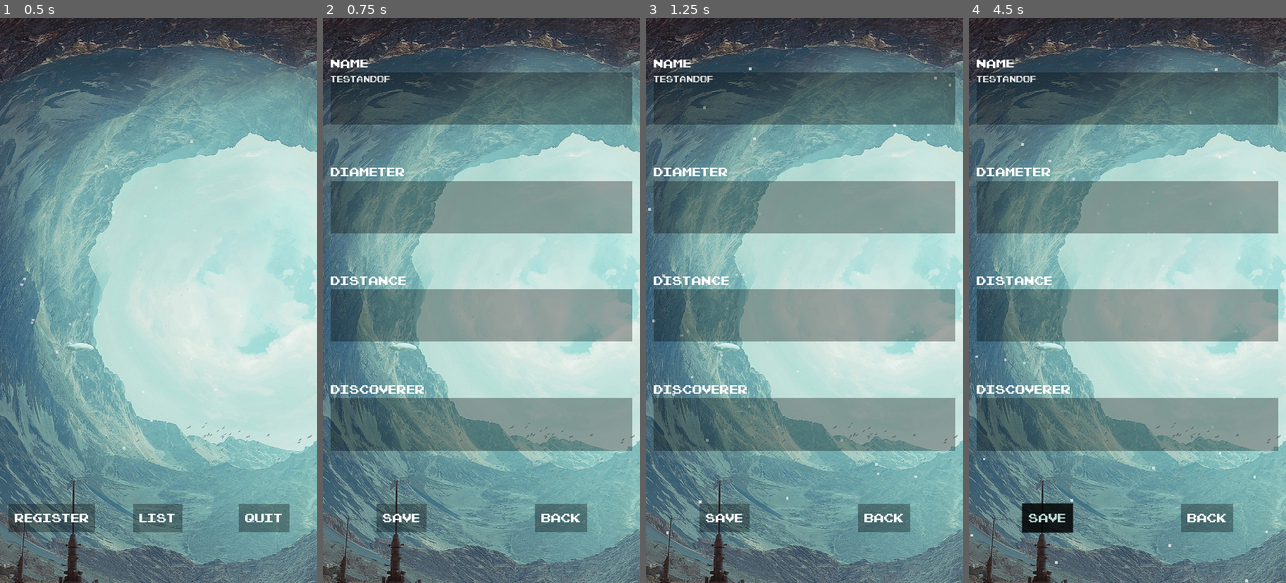
Above: before the commit, frames 1-4 (left to right).
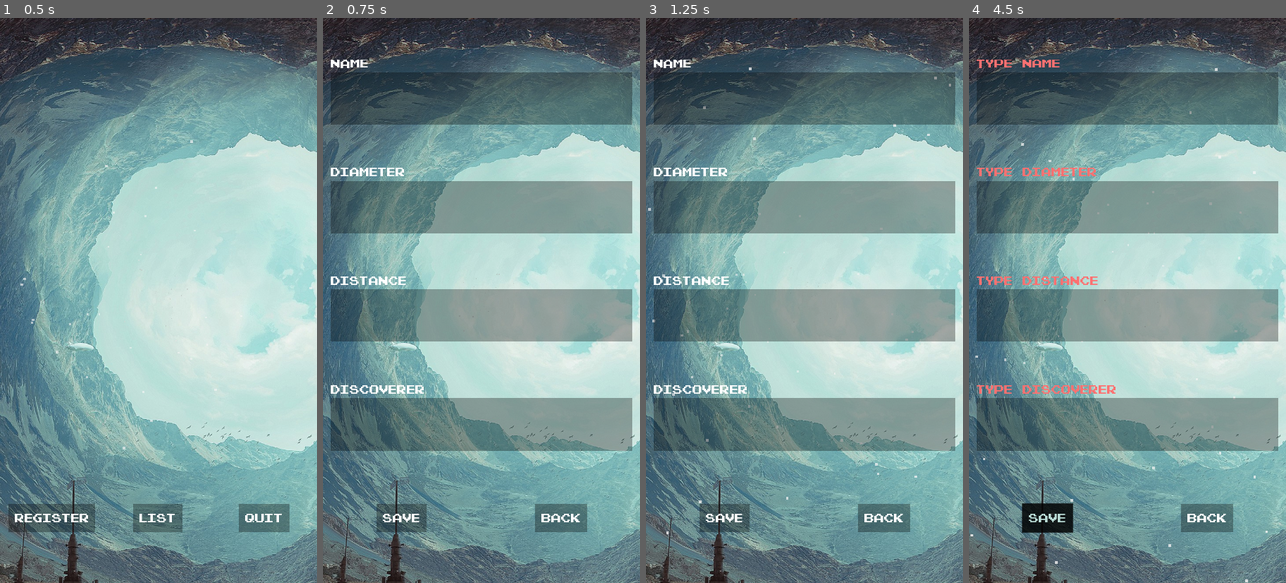
Above: after the commit, the same moments.

Repository: felipecrdos/MobN3
Game: Godot game, scene res://src/Main.tscn
Two runs of this game, one before a commit and one after it. Both use one fixed random seed, a clock stepped at 60 frames per second and the inputs below.
Inputs (mouse positions are in pixels of both pictures, inside the frame that each line leads up to):
- Up to frame 1 (0.5 s): no input
- Up to frame 2 (0.75 s): click "register" at 0.5 s
- Up to frame 3 (1.25 s): no input
- Up to frame 4 (4.5 s): click (1127, 204) at 1.27 s; type "Alex" at 1.35 s; click (1127, 317) at 1.5 s; type "Alex" at 1.58 s; click (1127, 424) at 1.73 s; type "Alex" at 1.82 s; click "Back" at 2 s; click "List" at 2.75 s; click "register" at 3.5 s; click "Save" at 4.25 s

Frame 1 is identical in both runs. In frame 2, 0.1% of the frame differs, in the area x 2-22%, y 10-12%; in frame 3, 0.1%; in frame 4, 1.7%, in the area x 2-47%, y 7-67%.

Commit message:
add data.json/validation fields/save and load data

Diff:
--- /dev/null
+++ b/Global.gd
@@ -0,0 +1,31 @@
+extends Node
+
+# Variables
+var data_path = "res://data/data.json"
+
+# Initializer
+func _ready():
+	print(load_data())
+
+# Save data
+func save_data(data):
+	var file = File.new()
+	file.open(data_path, File.WRITE)
+	file.store_line(to_json(data))
+	file.close()
+
+# Add asteroid
+func add_asteroid(data):
+	var datas = load_data()
+	datas['asteroids'].append(data)
+	save_data(datas)
+
+# Load data
+func load_data():
+	var file = File.new()
+	if !file.file_exists(data_path):
+		return
+	file.open(data_path, File.READ)
+	var data = parse_json(file.get_as_text())
+	file.close()
+	return data
--- /dev/null
+++ b/data/data.json
@@ -0,0 +1 @@
+{"asteroids":[]}
--- a/project.godot
+++ b/project.godot
@@ -19,6 +19,10 @@
 run/main_scene="res://src/Main.tscn"
 config/icon="res://icon.png"
 
+[autoload]
+
+Global="*res://Global.gd"
+
 [display]
 
 window/size/width=720
--- a/scripts/Register.gd
+++ b/scripts/Register.gd
@@ -1,8 +1,95 @@
 extends Control
 
+var _name
+var _diameter
+var _distance
+var _discoverer
 
+var _name_label
+var _diameter_label
+var _distance_label
+var _discoverer_label
+
+var alert_color
+var default_color
 func _ready():
-	pass
+	_name 		= $VBMain/MTop/VBTop/HBName/TextEdit
+	_diameter 	= $VBMain/MTop/VBTop/HBDiameter/TextEdit
+	_distance 	= $VBMain/MTop/VBTop/HBDistance/TextEdit
+	_discoverer = $VBMain/MTop/VBTop/HBDiscoverer/TextEdit
+
+	_name_label = $VBMain/MTop/VBTop/HBName/Label
+	_diameter_label = $VBMain/MTop/VBTop/HBDiameter/Label
+	_distance_label = $VBMain/MTop/VBTop/HBDistance/Label
+	_discoverer_label = $VBMain/MTop/VBTop/HBDiscoverer/Label
+
+	alert_color = Color("#fe7272")
+	default_color = Color("#ffffff")
+
+func clear_fields():
+	_name.text = ''
+	_diameter.text = ''
+	_distance.text = ''
+	_discoverer.text = ''
+
+func empty_fields():
+	var is_empty = false
+	if _name.text == '':
+		if not "type name" in _name_label.text:
+			_name_label.text = "type name"
+		set_label_color(_name_label, alert_color)
+		is_empty = true
+	if _diameter.text == '':
+		if not "type diameter" in _diameter_label.text:
+			_diameter_label.text = "type diameter"
+		set_label_color(_diameter_label, alert_color)
+		is_empty = true
+	if _distance.text == '':
+		if not "type distance" in _distance_label.text:
+			_distance_label.text = "type distance"
+		set_label_color(_distance_label, alert_color)
+		is_empty = true
+	if _discoverer.text == '':
+		if not "type discoverer" in _discoverer_label.text:
+			_discoverer_label.text = "type discoverer"
+		set_label_color(_discoverer_label, alert_color)
+		is_empty = true
+
+	return is_empty
 
 func _on_Back_send_scene(scene):
 	get_tree().change_scene(scene)
+
+func _on_Save_send_scene(scene):
+	if !empty_fields():
+		var asteroid = {
+			"name": _name.text,
+			"diamter": _diameter.text,
+			"distance": _distance.text,
+			"discoverer": _discoverer.text
+		}
+		Global.add_asteroid(asteroid)
+		clear_fields()
+
+func set_label_color(label, color):
+	label.set("custom_colors/font_color", color)
+
+
+func _on_Name_text_changed():
+	_name_label.text = "name"
+	set_label_color(_name_label, default_color)
+
+
+func _on_Diameter_text_changed():
+	_diameter_label.text = "diameter"
+	set_label_color(_diameter_label, default_color)
+
+
+func _on_Distance_text_changed():
+	_distance_label.text = "distance"
+	set_label_color(_distance_label, default_color)
+
+
+func _on_Discoverer_text_changed():
+	_discoverer_label.text = "discoverer"
+	set_label_color(_discoverer_label, default_color)
--- a/src/Register.tscn
+++ b/src/Register.tscn
@@ -10,13 +10,13 @@
 [sub_resource type="StyleBoxFlat" id=1]
 bg_color = Color( 0, 0, 0, 0.313726 )
 
+[sub_resource type="StyleBoxFlat" id=2]
+bg_color = Color( 0, 0, 0, 0.313726 )
+
 [sub_resource type="StyleBoxFlat" id=3]
 bg_color = Color( 0, 0, 0, 0.313726 )
 
 [sub_resource type="StyleBoxFlat" id=4]
-bg_color = Color( 0, 0, 0, 0.313726 )
-
-[sub_resource type="StyleBoxFlat" id=5]
 bg_color = Color( 0, 0, 0, 0.313726 )
 
 [node name="Register" type="Control"]
@@ -80,8 +80,8 @@
 size_flags_vertical = 3
 custom_styles/normal = SubResource( 1 )
 custom_fonts/font = ExtResource( 5 )
-text = "testandof"
 syntax_highlighting = true
+wrap_enabled = true
 
 [node name="HBDiameter" type="VBoxContainer" parent="VBMain/MTop/VBTop"]
 margin_top = 246.0
@@ -193,4 +193,9 @@
 size_flags_vertical = 7
 text = "Back"
 scene = "res://src/Main.tscn"
+[connection signal="text_changed" from="VBMain/MTop/VBTop/HBName/TextEdit" to="." method="_on_Name_text_changed"]
+[connection signal="text_changed" from="VBMain/MTop/VBTop/HBDiameter/TextEdit" to="." method="_on_Diameter_text_changed"]
+[connection signal="text_changed" from="VBMain/MTop/VBTop/HBDistance/TextEdit" to="." method="_on_Distance_text_changed"]
+[connection signal="text_changed" from="VBMain/MTop/VBTop/HBDiscoverer/TextEdit" to="." method="_on_Discoverer_text_changed"]
+[connection signal="send_scene" from="VBMain/VBDown/HBButtons/Save" to="." method="_on_Save_send_scene"]
 [connection signal="send_scene" from="VBMain/VBDown/HBButtons/Back" to="." method="_on_Back_send_scene"]
Not shown: 3 places in src/Register.tscn that only renumber resources
Not shown, added: build/MobN3.apk
